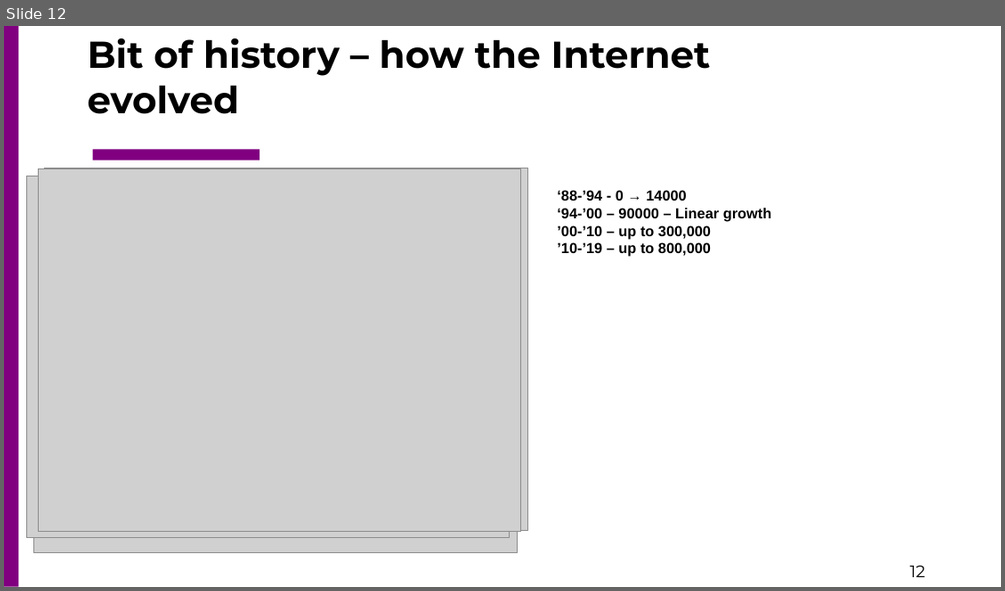
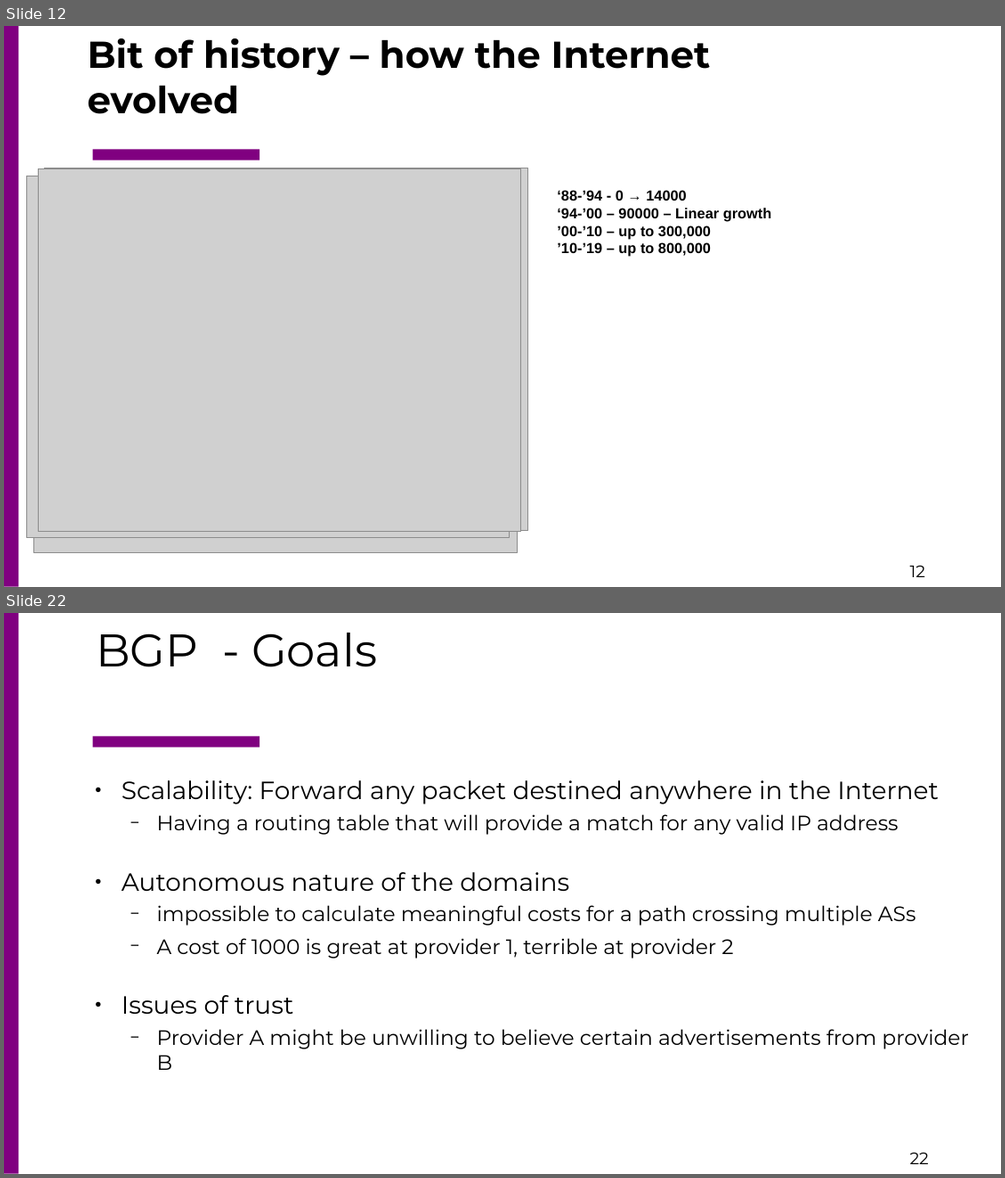
Before and after one commit to csc4200/csc4200.github.io, a slide deck: docs/lectures_source/class_slides-16.odp. Shown one above the other, each under a label of ours: slide 12 before the commit, slides 12 and 22 after it; the slides between them are not shown. The pictures are 1005x591 and 1005x1178 pixels, drawn with LibreOffice and Linux fonts; fonts in the diff are those of the drawing; grey boxes stand for pictures. Boxes give left, top, right and bottom in pixels: in the first picture for what was removed or moved away, otherwise in the second. Text is boxed around its words. In the diff, an @@ line names an element or a change of style, - is before the commit and + after.

```diff
--- a/docs/lectures_source/class_slides-16.odp
+++ b/docs/lectures_source/class_slides-16.odp
@@ slide 22 added at (x1=4, y1=613, x2=1001, y2=1174), background #FFFFFF; not listed: 3 template elements that a slide beside it also shows @@
@@ title added at (x1=96, y1=633, x2=377, y2=667), 44 pt, text #000000 @@
+BGP - Goals
@@ text added at (x1=121, y1=780, x2=968, y2=1070), 20 pt, text #000000 @@
+● Scalability: Forward any packet destined anywhere in the Internet
+  − Having a routing table that will provide a match for any valid IP address
+● Autonomous nature of the domains
+  − impossible to calculate meaningful costs for a path crossing multiple ASs
+  − A cost of 1000 is great at provider 1, terrible at provider 2
+● Issues of trust
+  − Provider A might be unwilling to believe certain advertisements from provider B
```
Also in this commit, not shown: 2 slides changed, 19 other slides added, 2 slides removed, 25 other files.
